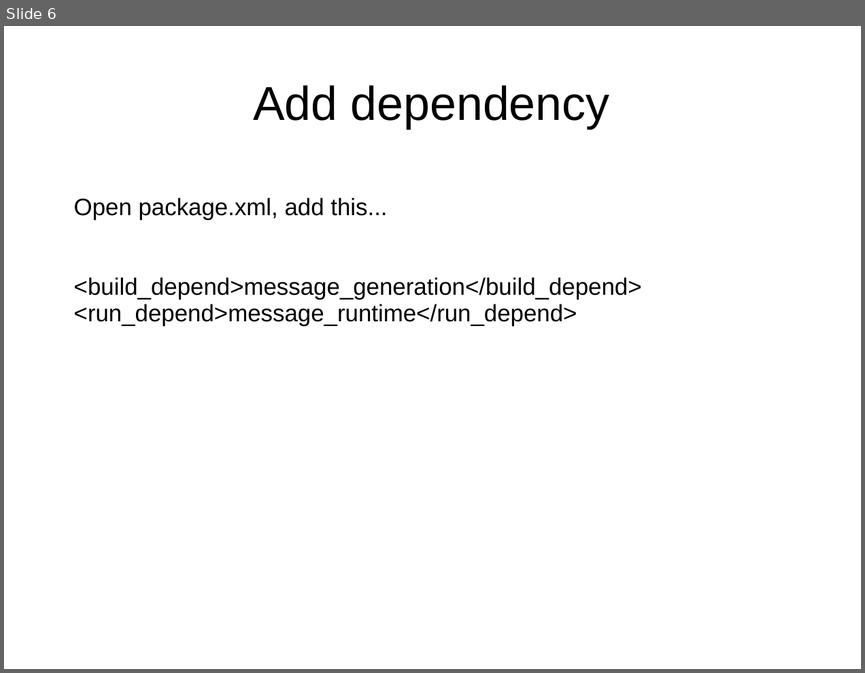
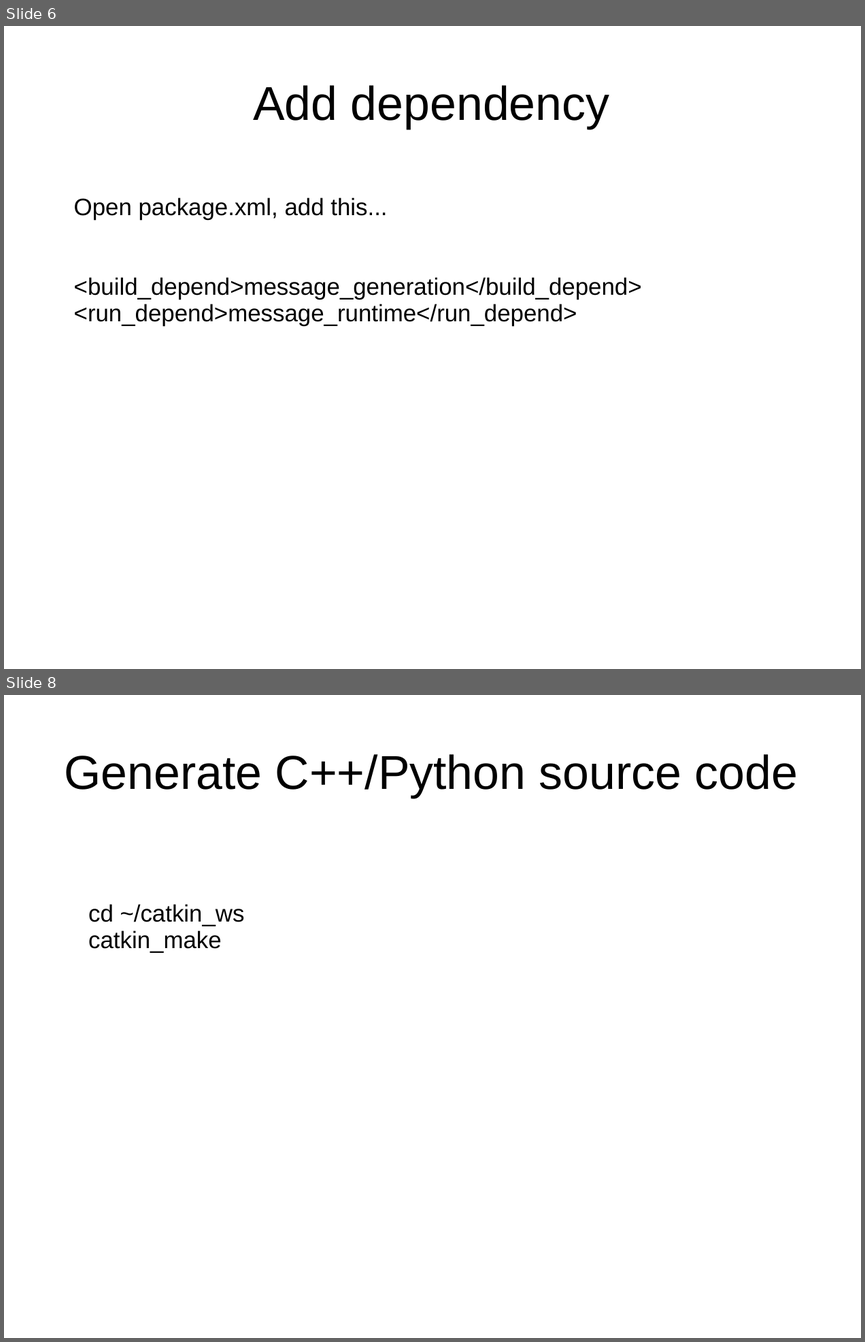
Before and after one commit to usedtolove/ros-study, a slide deck: docs/ros05-msg and srv.ppt. Shown one above the other, each under a label of ours: slide 6 before the commit, slides 6 and 8 after it; the slides between them are not shown. The pictures are 865x673 and 865x1342 pixels, drawn with LibreOffice and Linux fonts; fonts in the diff are those of the drawing. Boxes give left, top, right and bottom in pixels: in the first picture for what was removed or moved away, otherwise in the second. Text is boxed around its words. In the diff, an @@ line names an element or a change of style, - is before the commit and + after.

```diff
--- a/docs/ros05-msg and srv.ppt
+++ b/docs/ros05-msg and srv.ppt
@@ slide 8 added at bbox=[4, 695, 861, 1338], background #FFFFFF @@
@@ title added at bbox=[64, 754, 798, 798], 44 pt, text #000000 @@
+Generate C++/Python source code
@@ text added at bbox=[88, 904, 245, 953], 22 pt, text #000000 @@
+cd ~/catkin_ws
+catkin_make
```
Also in this commit, not shown: 1 slide changed, 4 other slides added, 5 other files.
